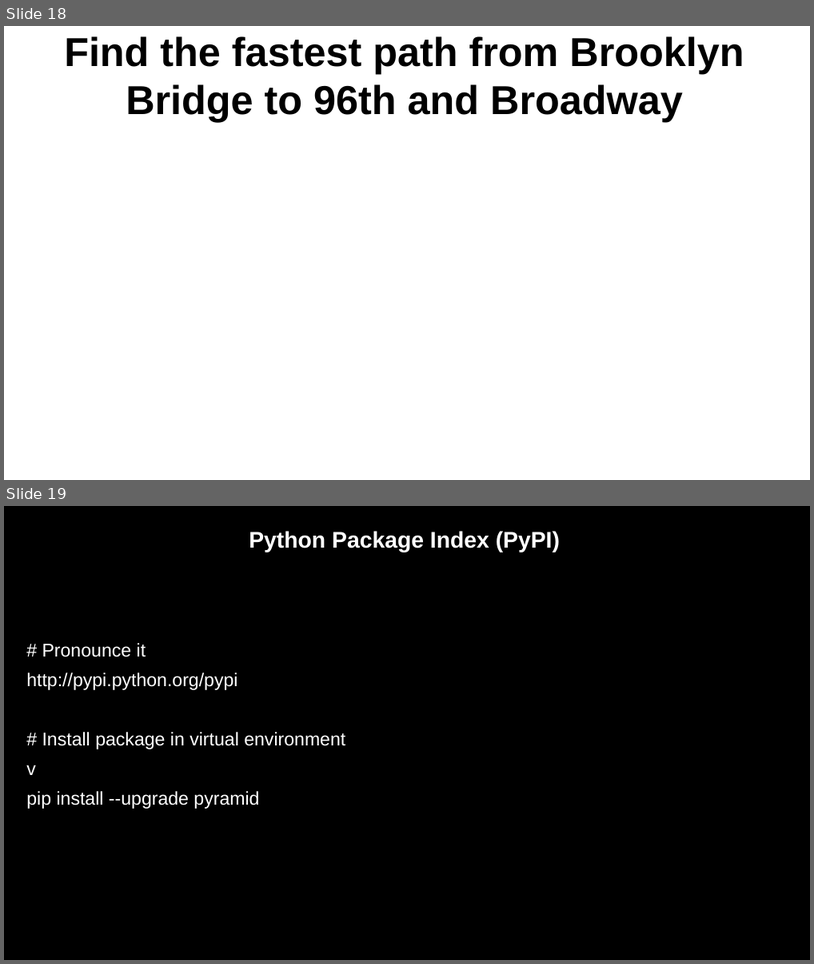
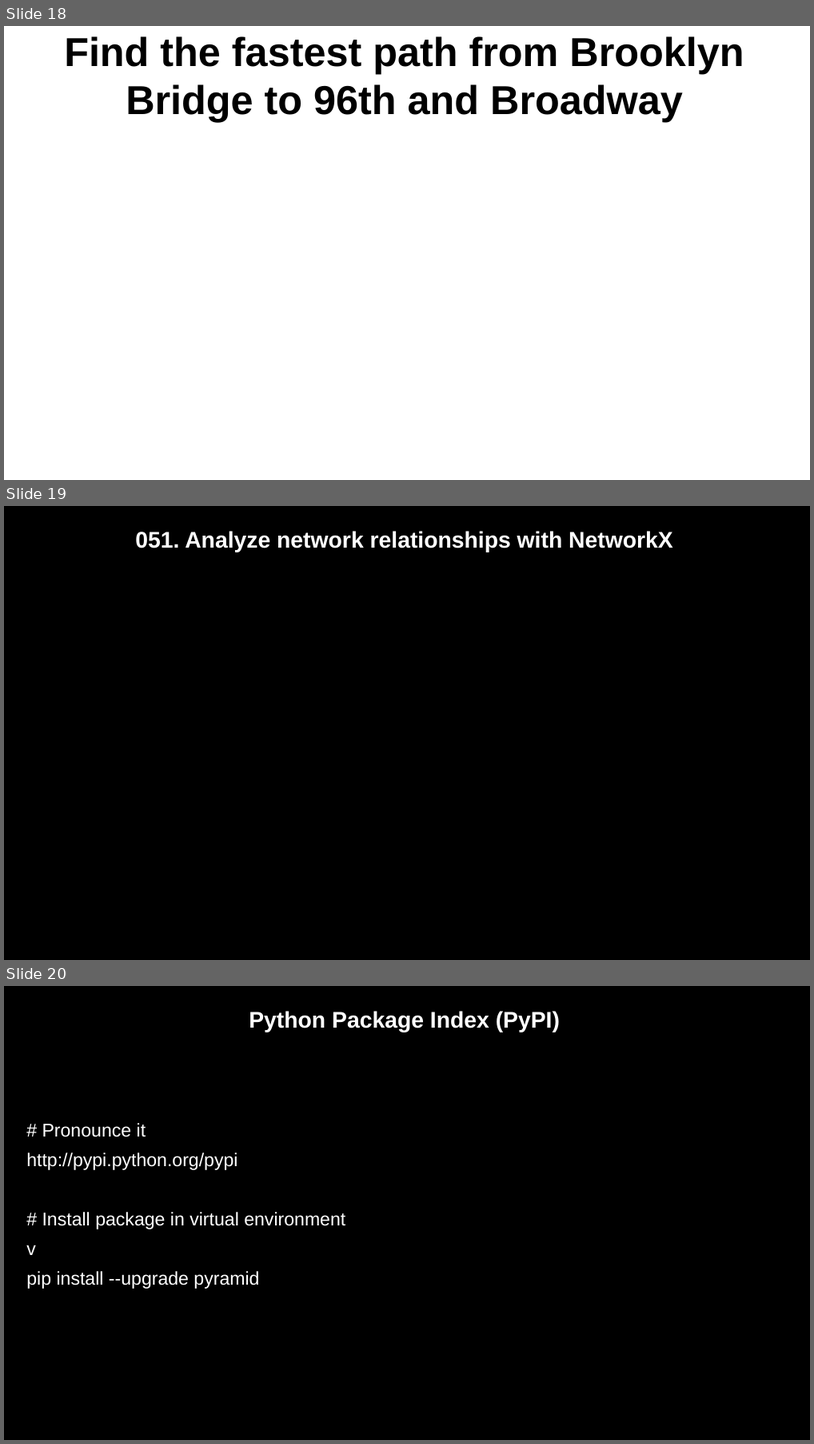
Before and after one commit to crosscompute/analytical-tutorials, a slide deck: slides/CrossDisciplinaryAnalyticsWithPython.odp. Shown one above the other, each under a label of ours: slides 18 and 19 before the commit, slides 18, 19 and 20 after it. The pictures are 814x964 and 814x1444 pixels, drawn with LibreOffice and Linux fonts; fonts in the diff are those of the drawing. Boxes give left, top, right and bottom in pixels: in the first picture for what was removed or moved away, otherwise in the second. Text is boxed around its words. In the diff, an @@ line names an element or a change of style, - is before the commit and + after.

```diff
--- a/slides/CrossDisciplinaryAnalyticsWithPython.odp
+++ b/slides/CrossDisciplinaryAnalyticsWithPython.odp
@@ slide 19 added at bbox=[4, 506, 810, 960], background #000000 @@
@@ title added at bbox=[135, 531, 674, 552], 54 pt, text #FFFFFF, bold @@
+051. Analyze network relationships with NetworkX
@@ what was slide 19 is now slide 20 @@
```
Also in this commit, not shown: 2 slides changed, 9 other files.
